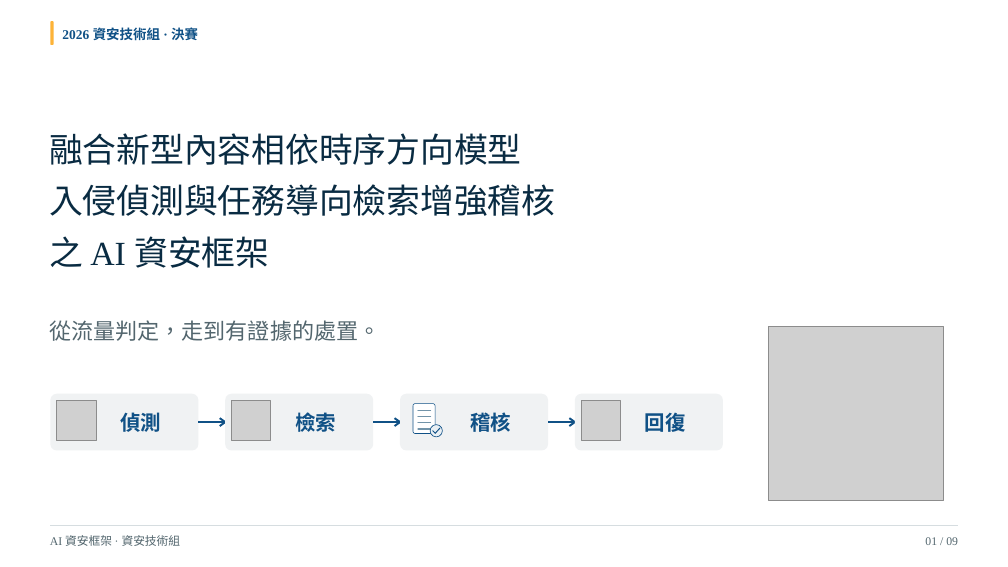
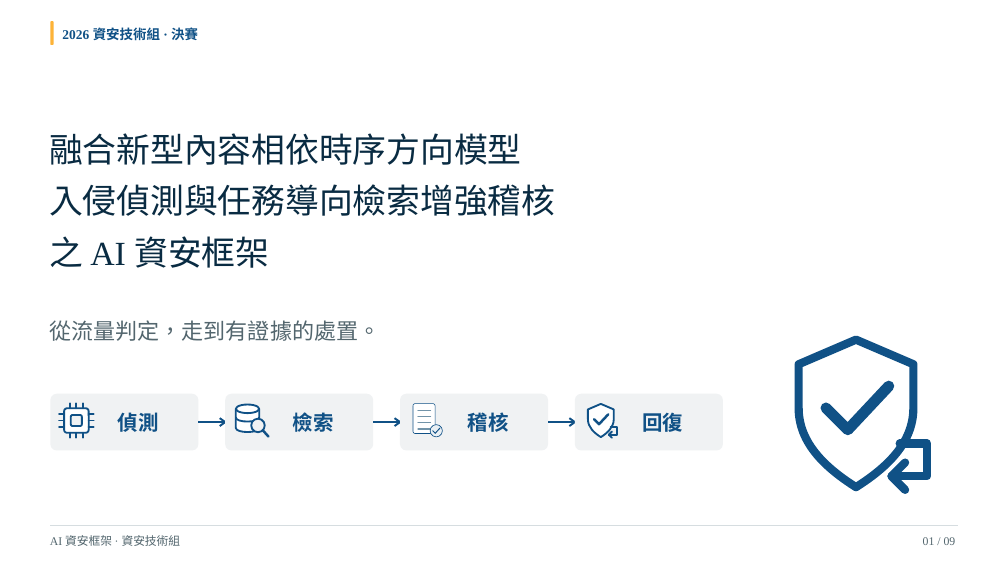
Before and after one commit to Lily09-project/innoserve-competition, a slide deck: slide 1 of deliverables/決賽簡報_AI資安框架.pptx. Drawn at 1008x567 pixels with LibreOffice and Linux fonts; fonts in the diff are those of the drawing; grey boxes stand for pictures. Boxes give left, top, right and bottom in pixels: in the first picture for what was removed or moved away, otherwise in the second. Text is boxed around its words. In the diff, an @@ line names an element or a change of style, - is before the commit and + after.

```diff
--- a/deliverables/決賽簡報_AI資安框架.pptx
+++ b/deliverables/決賽簡報_AI資安框架.pptx
@@ group removed at (57,326,944,501): 4 pictures @@
@@ text "稽核" rewrapped from (470,410,511,436) to (468,412,509,432) @@
@@ group added at (59,340,927,490): 10 freeform shapes, 2 rounded rectangles, 2 ellipses @@
```
Also in this commit, not shown: 8 other slides changed, 50 other files.
